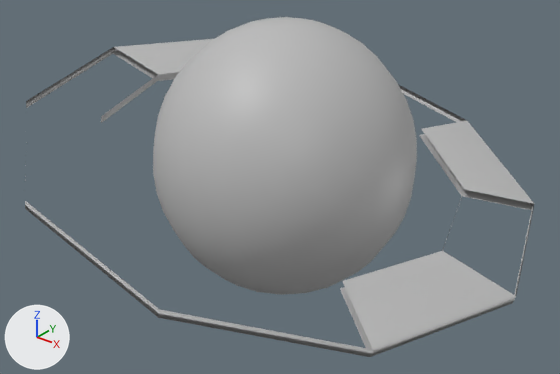
The FBX model FA23 Mega GameJam/Assets/Art/Planet3.fbx, before and after one commit.
Before and after are seen from a 50 mm lens placed at (2.01, -2.55, 2.08), pointed at (0.02, -0.06, 0.54). Every picture has the same lights, and +X, +Y and +Z are marked at lower left. Where no turn or scale is listed for an object, it has been applied to the vertices.
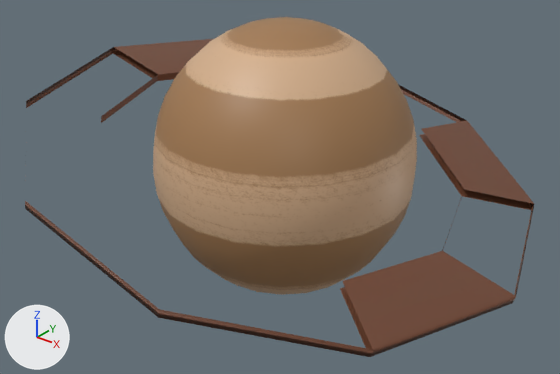
Pixel boxes [x1, y1, x2, y2] of what changed, in the pictures (560 x 374 px):
```json
{"object": "pSphere1", "change": "recoloured", "before": [153, 17, 417, 295], "after": [153, 17, 417, 295], "on screen": "grey to beige"}
{"object": "polySurface1", "change": "recoloured", "before": [25, 39, 534, 357], "after": [25, 39, 534, 357], "on screen": "grey to brown"}
```

Scene script edits in JSON lines:
```json
{"op": "add", "block": "img_ringstex_png", "code": ["img_ringstex_png = load_image('RingsTex.png', '_unpacked/RingsTex.png', 2048, 2048, 'sRGB')"]}
{"op": "add", "block": "img_planet3_tex_png", "code": ["img_planet3_tex_png = load_image('Planet3_Tex.png', '_unpacked/Planet3_Tex.png', 2048, 2048, 'sRGB')"]}
{"op": "add", "block": "mat_lambert7", "code": ["mat_lambert7 = principled_material('lambert7')", "mat_lambert7.texture = img_ringstex_png  # with its transparency"]}
{"op": "add", "block": "mat_lambert6", "code": ["mat_lambert6 = principled_material('lambert6')", "mat_lambert6.texture = img_planet3_tex_png  # with its transparency"]}
{"block": "me_mesh_001", "where": "me_mesh_001.from_pydata(...)  # 43 vertices, 21 faces; spans x -1.15..1.15, y -1.12..1.12, z -0.31..0.31"}
{"op": "remove", "block": "me_mesh_001", "code": "me_mesh_001.materials.append(mat_lambert1)  # grey #bcbcbc"}
{"op": "add", "block": "me_mesh_001", "code": "me_mesh_001.materials.append(mat_lambert7)  # picture img_ringstex_png"}
{"block": "me_mesh", "where": "me_mesh.from_pydata(...)  # 382 vertices, 380 faces; spans x -0.597..0.597, y -0.597..0.597, z -0.63..0.63"}
{"op": "remove", "block": "me_mesh", "code": "me_mesh.materials.append(mat_lambert1)  # grey #bcbcbc"}
{"op": "add", "block": "me_mesh", "code": "me_mesh.materials.append(mat_lambert6)  # picture img_planet3_tex_png"}
```
